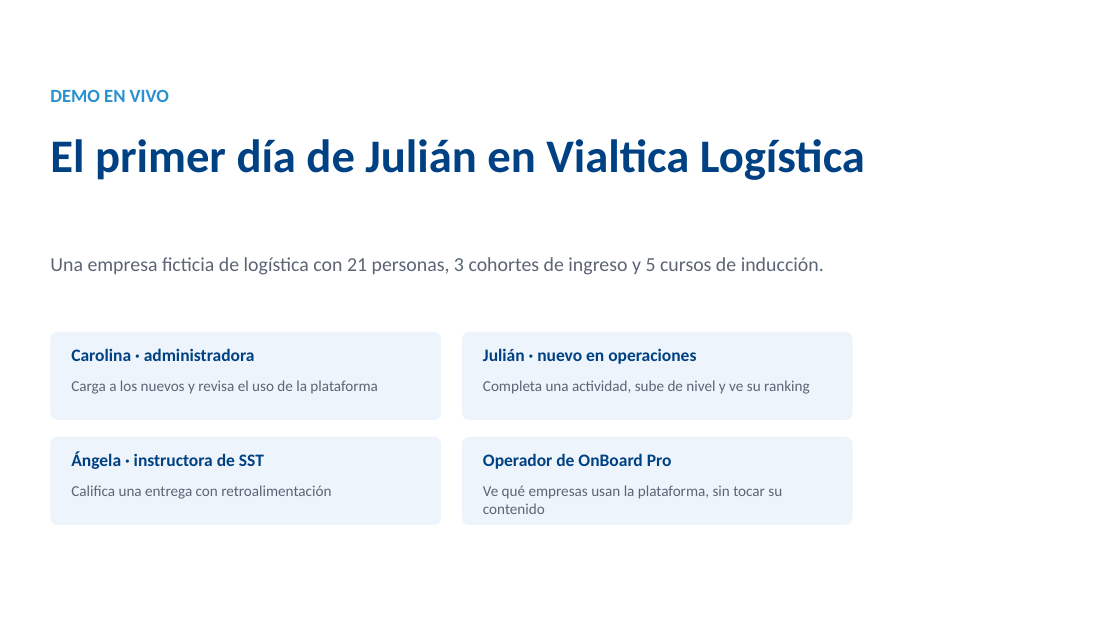
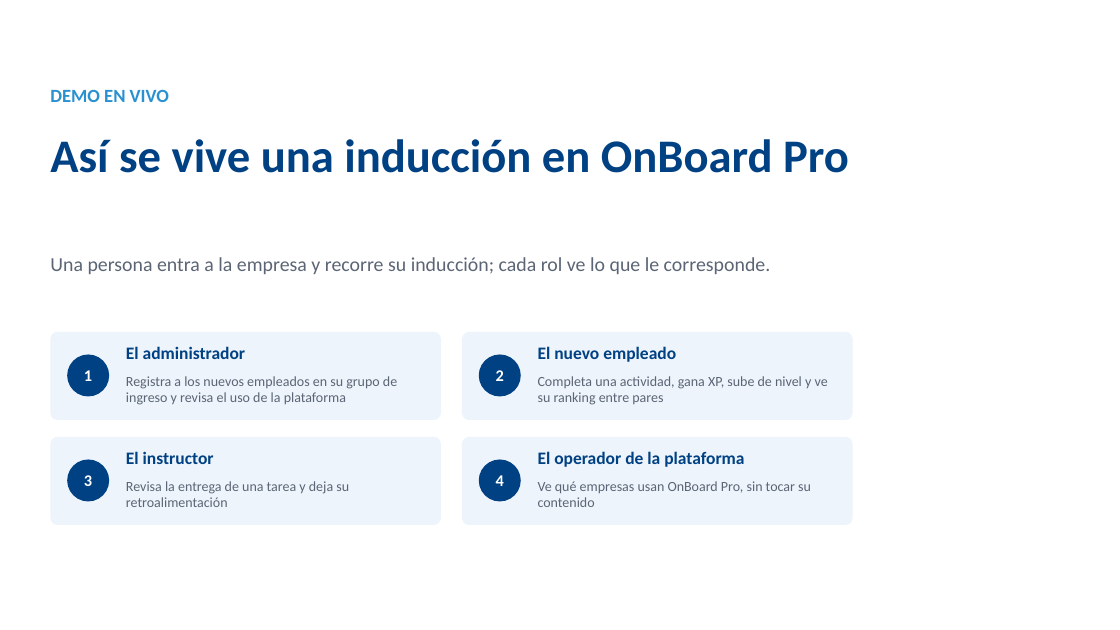
Before and after one commit to brayanmi129/OnBoardPro, a slide deck: slide 6 of docs/general/OnBoard Pro - Presentación.pptx. Drawn at 1120x630 pixels with LibreOffice and Linux fonts; fonts in the diff are those of the drawing; background and template pictures are left out. Boxes give left, top, right and bottom in pixels: in the first picture for what was removed or moved away, otherwise in the second. Text is boxed around its words. In the diff, an @@ line names an element or a change of style, - is before the commit and + after.

```diff
--- a/docs/general/OnBoard Pro - Presentación.pptx
+++ b/docs/general/OnBoard Pro - Presentación.pptx
@@ text at (50,139,849,173): text changed @@
-El primer día de Julián en Vialtica Logística
+Así se vive una inducción en OnBoard Pro
@@ text at (50,257,771,274): text changed @@
-Una empresa ficticia de logística con 21 personas, 3 cohortes de ingreso y 5 cursos de inducción.
+Una persona entra a la empresa y recorre su inducción; cada rol ve lo que le corresponde.
@@ ellipse added at (67,355,109,397), fill #004183, 14 pt, text #FFFFFF, bold @@
+1
@@ text removed at (71,348,255,361) @@
-Carolina · administradora
@@ text added at (126,346,245,359), 15 pt, text #004183, bold @@
+El administrador
@@ ellipse added at (479,355,521,397), fill #004183, 14 pt, text #FFFFFF, bold @@
+2
@@ text at (538,346,676,362): text changed @@
-Julián · nuevo en operaciones
+El nuevo empleado
@@ text at (126,376,397,405): text changed; size 13 to 12 pt @@
-Carga a los nuevos y revisa el uso de la plataforma
+Registra a los nuevos empleados en su grupo de ingreso y revisa el uso de la plataforma
@@ text at (538,376,828,405): text changed; size 13 to 12 pt @@
-Completa una actividad, sube de nivel y ve su ranking
+Completa una actividad, gana XP, sube de nivel y ve su ranking entre pares
@@ ellipse added at (67,460,109,502), fill #004183, 14 pt, text #FFFFFF, bold @@
+3
@@ text removed at (71,452,264,469) @@
-Ángela · instructora de SST
@@ text added at (126,451,214,464), 15 pt, text #004183, bold @@
+El instructor
@@ ellipse added at (479,460,521,502), fill #004183, 14 pt, text #FFFFFF, bold @@
+4
@@ text at (538,451,744,467): text changed @@
-Operador de OnBoard Pro
+El operador de la plataforma
@@ text removed at (71,485,331,499) @@
-Califica una entrega con retroalimentación
@@ text added at (126,481,349,507), 12 pt, text #5B6575 @@
+Revisa la entrega de una tarea y deja su retroalimentación
@@ text at (538,481,811,507): text changed; size 13 to 12 pt @@
-Ve qué empresas usan la plataforma, sin tocar su contenido
+Ve qué empresas usan OnBoard Pro, sin tocar su contenido
```
Also in this commit, not shown: 4 other slides changed, 1 slide removed, 9 other files.
